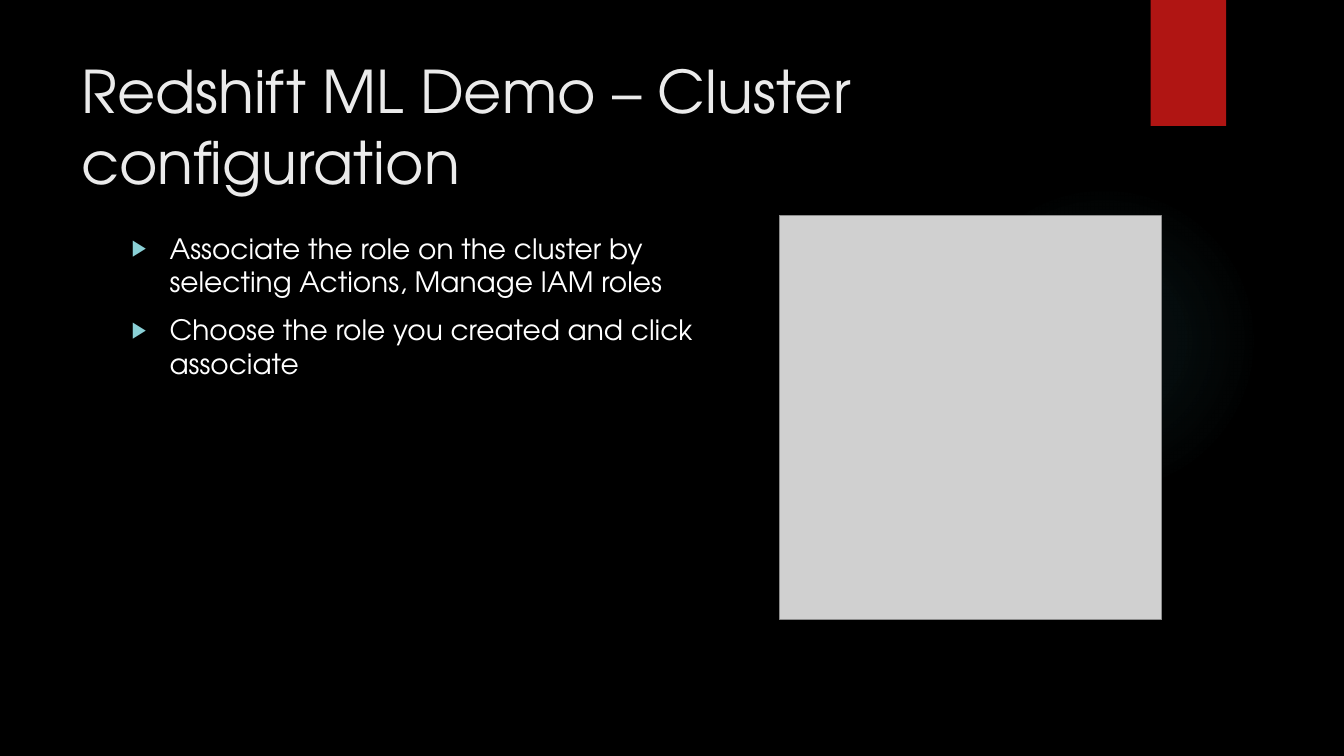
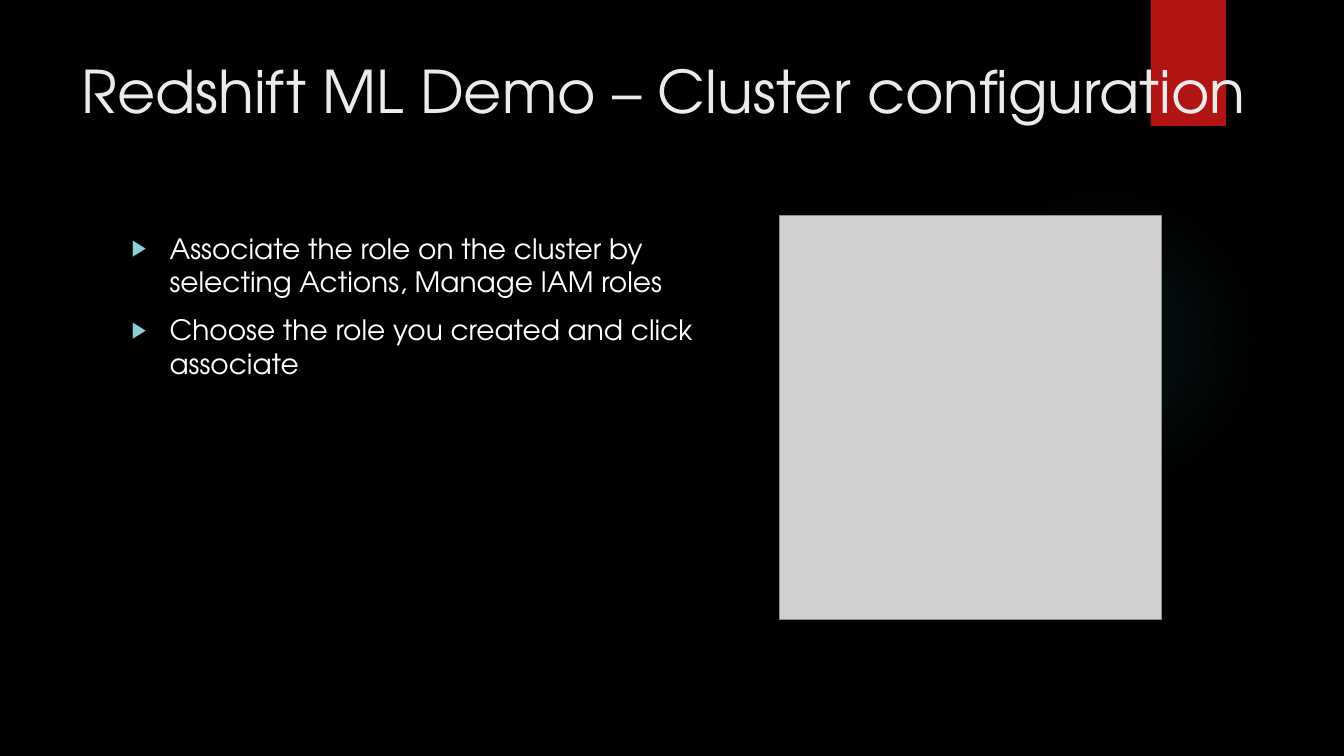
Before and after one commit to blasher565/advDBM_csit565, a slide deck: slide 15 of Final/lasher_redshift_dl_ml_csit565_final.pptx. Drawn at 1344x756 pixels with LibreOffice and Linux fonts; fonts in the diff are those of the drawing; grey boxes stand for pictures; background and template pictures are left out. Boxes give left, top, right and bottom in pixels: in the first picture for what was removed or moved away, otherwise in the second. Text is boxed around its words. In the diff, an @@ line names an element or a change of style, - is before the commit and + after.

```diff
--- a/Final/lasher_redshift_dl_ml_csit565_final.pptx
+++ b/Final/lasher_redshift_dl_ml_csit565_final.pptx
@@ title "Redshift ML Demo – Cluster ..." rewrapped from [81, 68, 851, 197] to [81, 52, 1246, 126] @@
```
Also in this commit, not shown: 7 other slides changed.
